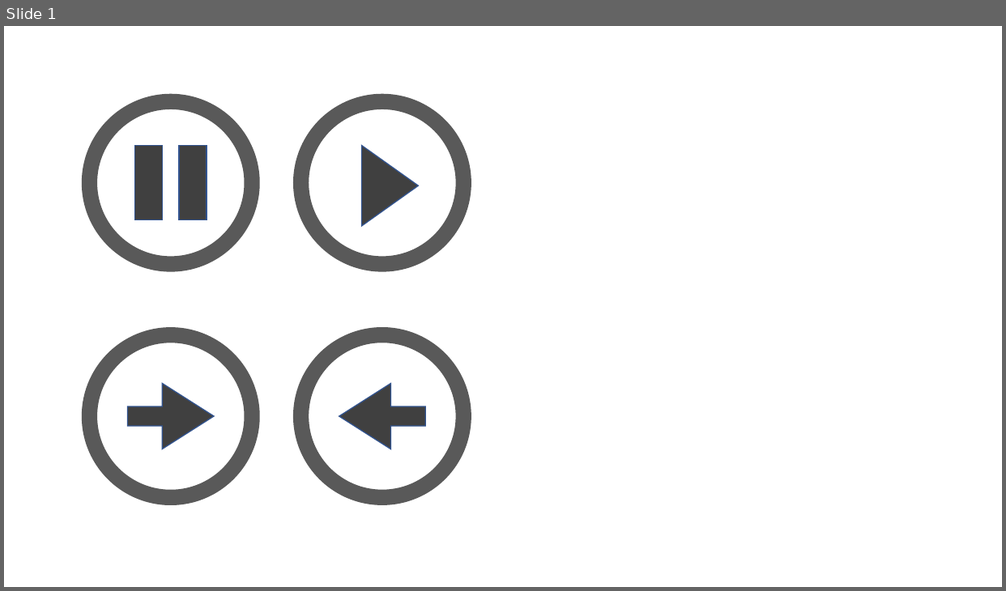
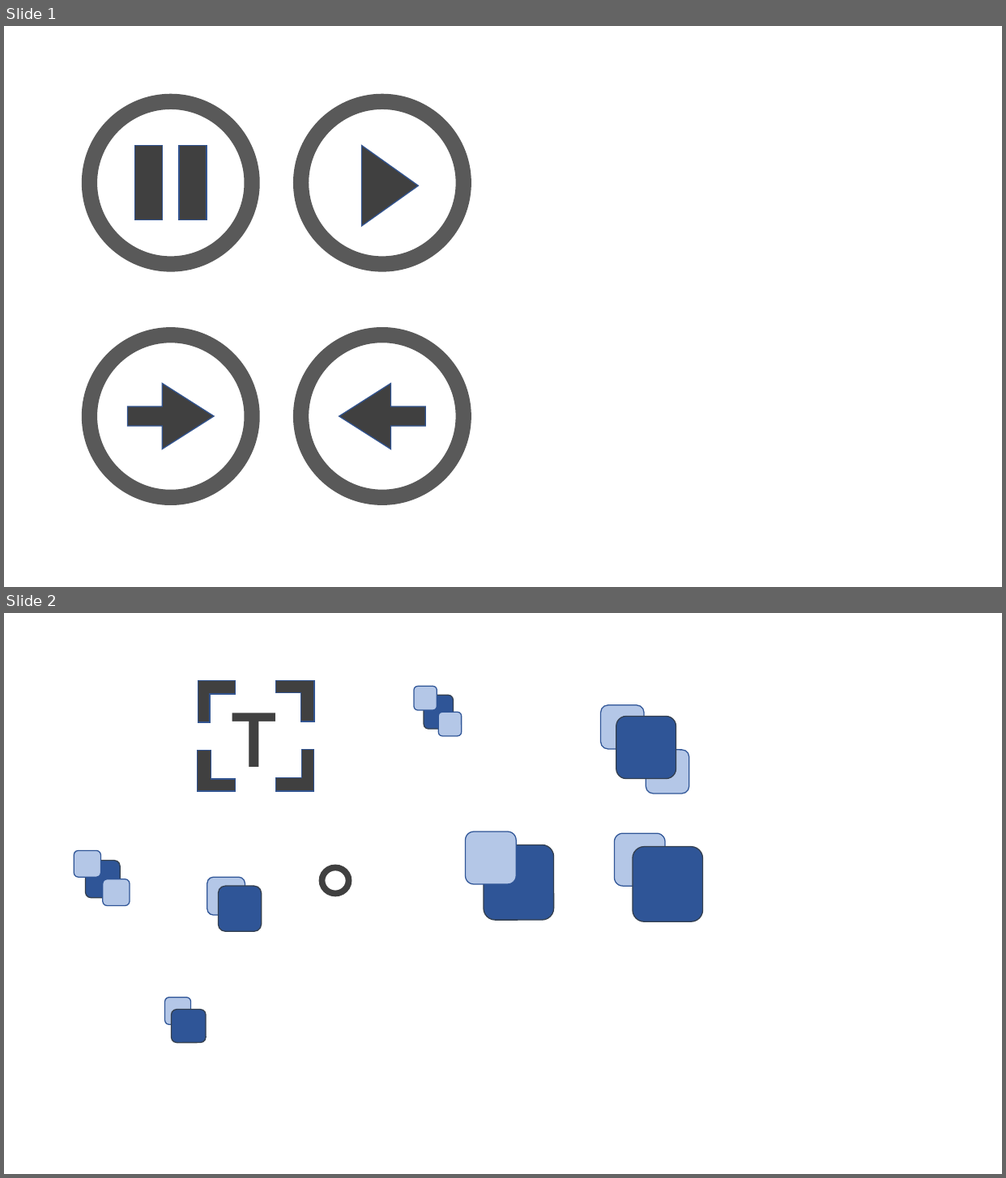
Before and after one commit to anitaHey/eBook-creator, a slide deck: assets/image/image_ppt.pptx. Shown one above the other, each under a label of ours: slide 1 before the commit, slides 1 and 2 after it. The pictures are 1006x591 and 1006x1178 pixels, drawn with LibreOffice and Linux fonts; fonts in the diff are those of the drawing. Boxes give left, top, right and bottom in pixels: in the first picture for what was removed or moved away, otherwise in the second. Text is boxed around its words. In the diff, an @@ line names an element or a change of style, - is before the commit and + after.

```diff
--- a/assets/image/image_ppt.pptx
+++ b/assets/image/image_ppt.pptx
@@ slide 2 added at (4, 613, 1002, 1174), background #FFFFFF @@
@@ group added at (197, 680, 314, 792): 4 corners, 1 text @@
+T
@@ rounded rectangle added at (414, 687, 437, 710), fill #B4C7E7, outline #2F5597 1 pt @@
@@ rounded rectangle added at (424, 696, 454, 729), fill #2F5597, outline #333F50 1 pt @@
@@ rounded rectangle added at (601, 705, 644, 749), fill #B4C7E7, outline #2F5597 1 pt @@
@@ rounded rectangle added at (438, 712, 462, 736), fill #B4C7E7, outline #2F5597 1 pt @@
@@ rounded rectangle added at (616, 717, 676, 778), fill #2F5597, outline #333F50 1 pt @@
@@ rounded rectangle added at (646, 750, 690, 794), fill #B4C7E7, outline #2F5597 1 pt @@
@@ rounded rectangle added at (74, 851, 100, 877), fill #B4C7E7, outline #2F5597 1 pt @@
@@ rounded rectangle added at (465, 832, 516, 884), fill #B4C7E7, outline #2F5597 1 pt @@
@@ rounded rectangle added at (484, 845, 554, 920), fill #2F5597, outline #333F50 1 pt @@
@@ rounded rectangle added at (614, 834, 665, 886), fill #B4C7E7, outline #2F5597 1 pt @@
@@ rounded rectangle added at (633, 846, 703, 922), fill #2F5597, outline #333F50 1 pt @@
@@ rounded rectangle added at (86, 861, 120, 898), fill #2F5597, outline #333F50 1 pt @@
@@ rounded rectangle added at (103, 879, 130, 905), fill #B4C7E7, outline #2F5597 1 pt @@
@@ rounded rectangle added at (206, 877, 245, 915), fill #B4C7E7, outline #2F5597 1 pt @@
@@ ellipse added at (322, 867, 349, 894), outline #404040 6 pt @@
@@ rounded rectangle added at (218, 886, 262, 932), fill #2F5597, outline #333F50 1 pt @@
@@ rounded rectangle added at (165, 998, 191, 1024), fill #B4C7E7, outline #2F5597 1 pt @@
@@ rounded rectangle added at (171, 1010, 206, 1043), fill #2F5597, outline #333F50 1 pt @@
```
Also in this commit, not shown: 1 slide removed, 5 other files.
